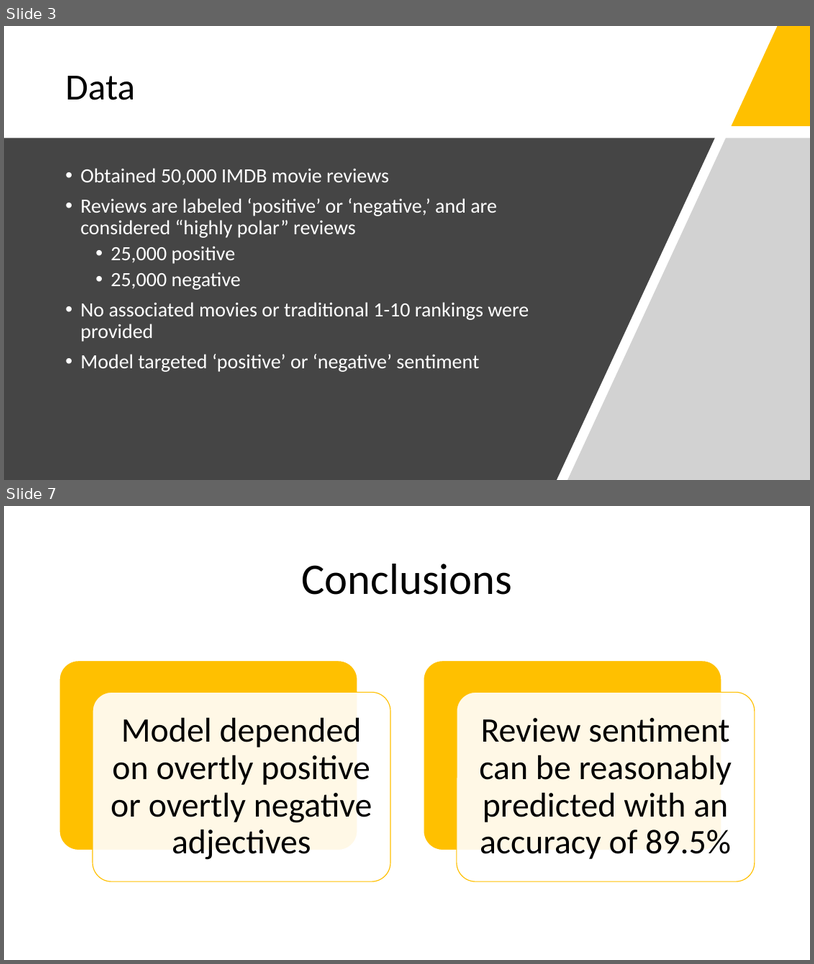
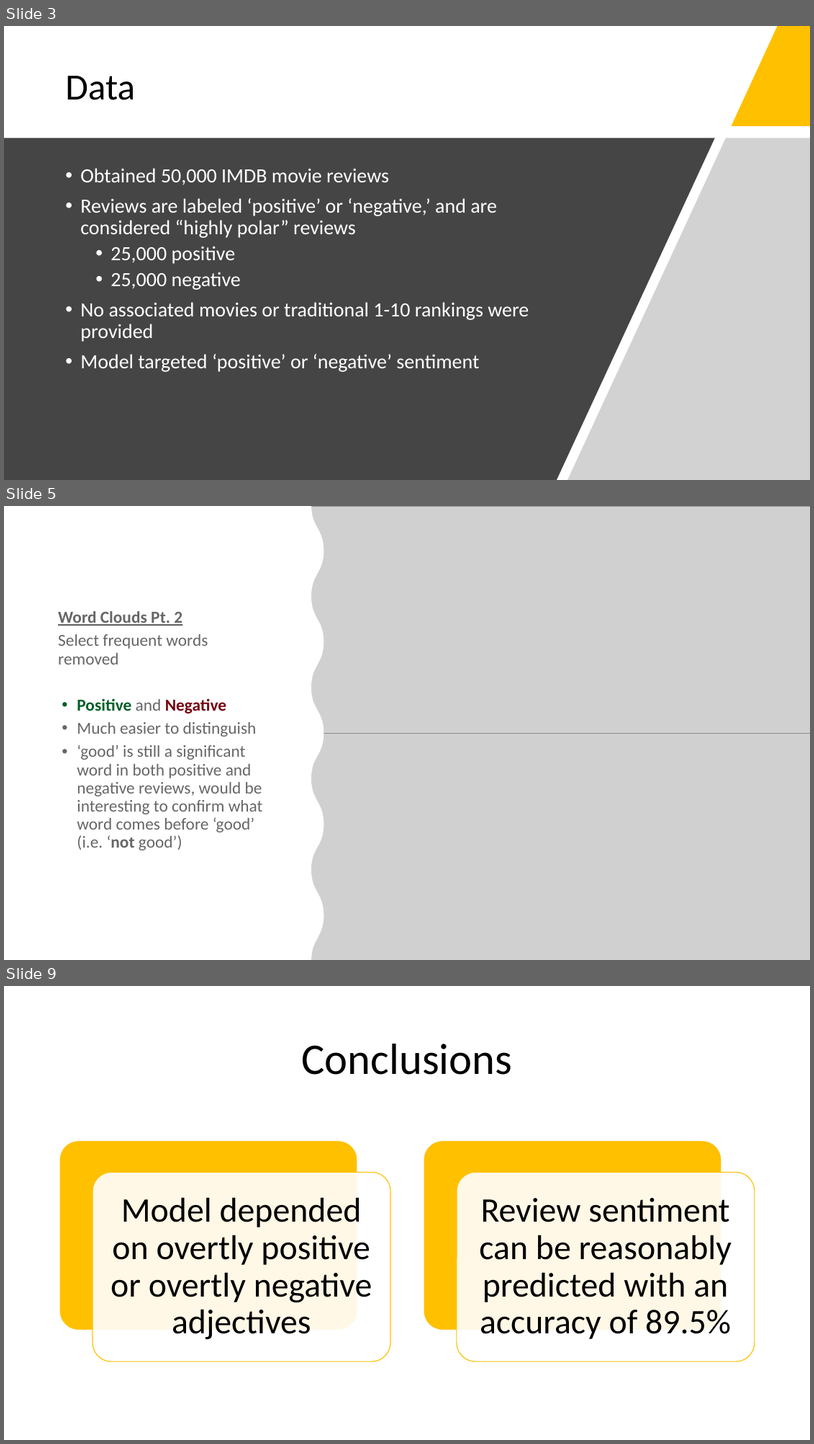
Before and after one commit to Drymander/dsc-phase-4-project, a slide deck: images/Johnny Dryman - Phase 4 Project Presentation.pptx. Shown one above the other, each under a label of ours: slides 3 and 7 before the commit, slides 3, 5 and 9 after it; the slides between them are not shown. The pictures are 814x964 and 814x1444 pixels, drawn with LibreOffice and Linux fonts; fonts in the diff are those of the drawing; grey boxes stand for pictures. Boxes give left, top, right and bottom in pixels: in the first picture for what was removed or moved away, otherwise in the second. Text is boxed around its words. In the diff, an @@ line names an element or a change of style, - is before the commit and + after.

Commit message:
Updates based on review feedback

```diff
--- a/images/Johnny Dryman - Phase 4 Project Presentation.pptx
+++ b/images/Johnny Dryman - Phase 4 Project Presentation.pptx
@@ slide 5 added at <box>4,506,810,960</box>, background #E7E6E6 @@
@@ freeform shape added at <box>4,506,324,960</box>, fill #FFFFFF @@
@@ freeform shape added at <box>4,506,314,960</box>, fill #FFFFFF @@
@@ picture added at <box>297,506,810,734</box> @@
@@ text added at <box>58,611,263,850</box>, 20 pt, text #000000 at 60% opacity @@
+Word Clouds Pt. 2
+Select frequent words removed
+• Positive and Negative
+• Much easier to distinguish
+• ‘good’ is still a significant word in both positive and negative reviews, would be interesting to confirm what word comes before ‘good’ (i.e. ‘not good’)
@@ picture added at <box>297,733,810,960</box> @@
@@ what was slide 7 is now slide 9 @@
```
Also in this commit, not shown: 5 slides changed, 1 other slide added, 3 other files.
